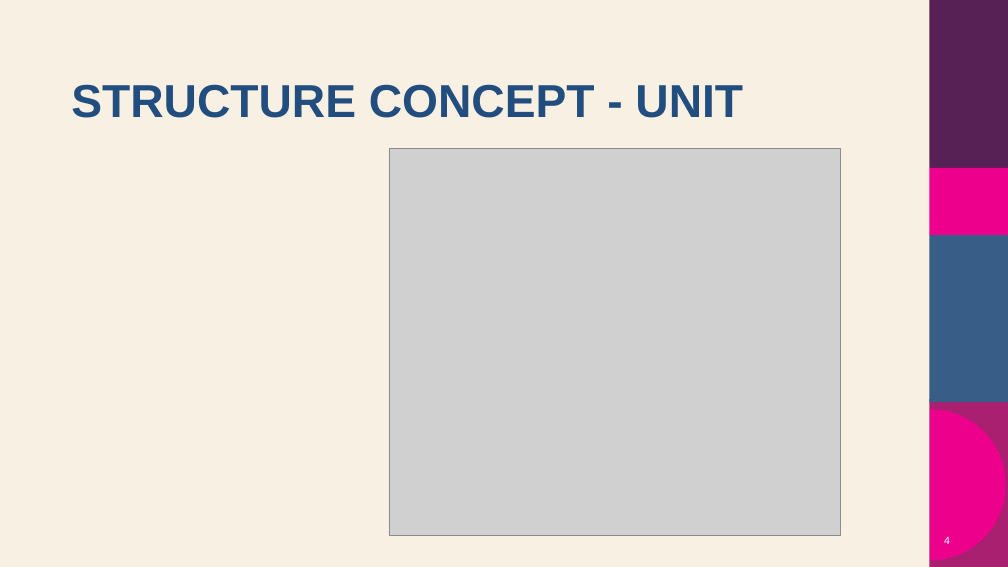
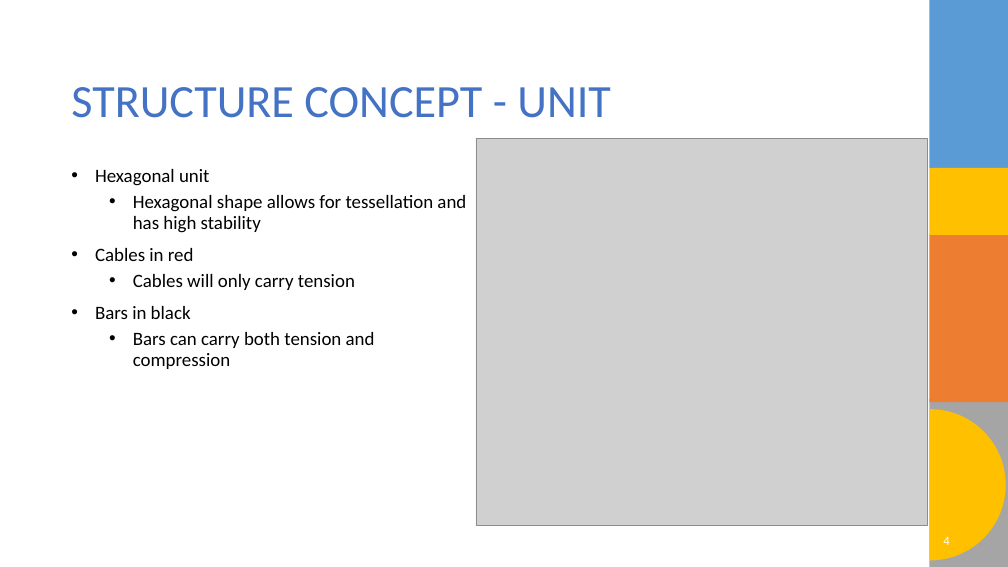
Before and after one commit to o-blip/school-2025-fall, a slide deck: slide 4 of Optimal_Controls/Project/Project Slides.pptx. Drawn at 1008x567 pixels with LibreOffice and Linux fonts; fonts in the diff are those of the drawing; grey boxes stand for pictures; background and template pictures are left out. Boxes give left, top, right and bottom in pixels: in the first picture for what was removed or moved away, otherwise in the second. Text is boxed around its words. In the diff, an @@ line names an element or a change of style, - is before the commit and + after.

```diff
--- a/Optimal_Controls/Project/Project Slides.pptx
+++ b/Optimal_Controls/Project/Project Slides.pptx
@@ background #F8F0E3 to #FFFFFF @@
@@ rectangle at (x1=929, y1=0, x2=1008, y2=168): fill #582156 to #5B9BD5 @@
@@ title "STRUCTURE CONCEPT - UNIT" at (x1=71, y1=87, x2=610, y2=118): font Arial to Calibri, text colour #224E7F to #4472C4, bold off @@
@@ picture moved from (x1=389, y1=148, x2=840, y2=535) to (x1=476, y1=138, x2=928, y2=526) @@
@@ text added at (x1=95, y1=169, x2=466, y2=369), 18 pt, text #000000 @@
+• Hexagonal unit
+  • Hexagonal shape allows for tessellation and has high stability
+• Cables in red
+  • Cables will only carry tension
+• Bars in black
+  • Bars can carry both tension and compression
@@ rectangle at (x1=929, y1=168, x2=1008, y2=235): fill #EC008C to #FFC000 @@
@@ rectangle at (x1=929, y1=234, x2=1008, y2=402): fill #385E88 to #ED7D31 @@
@@ rectangle at (x1=929, y1=399, x2=1008, y2=567): fill #AA2070 to #A5A5A5 @@
@@ freeform shape at (x1=930, y1=409, x2=1006, y2=560): fill #EC008C to #FFC000 @@
@@ page number at (x1=943, y1=537, x2=949, y2=545): size 10 to 12 pt, font Arial to Calibri @@
```
Also in this commit, not shown: 7 other slides changed, 2 slides added, 2 slides removed.
